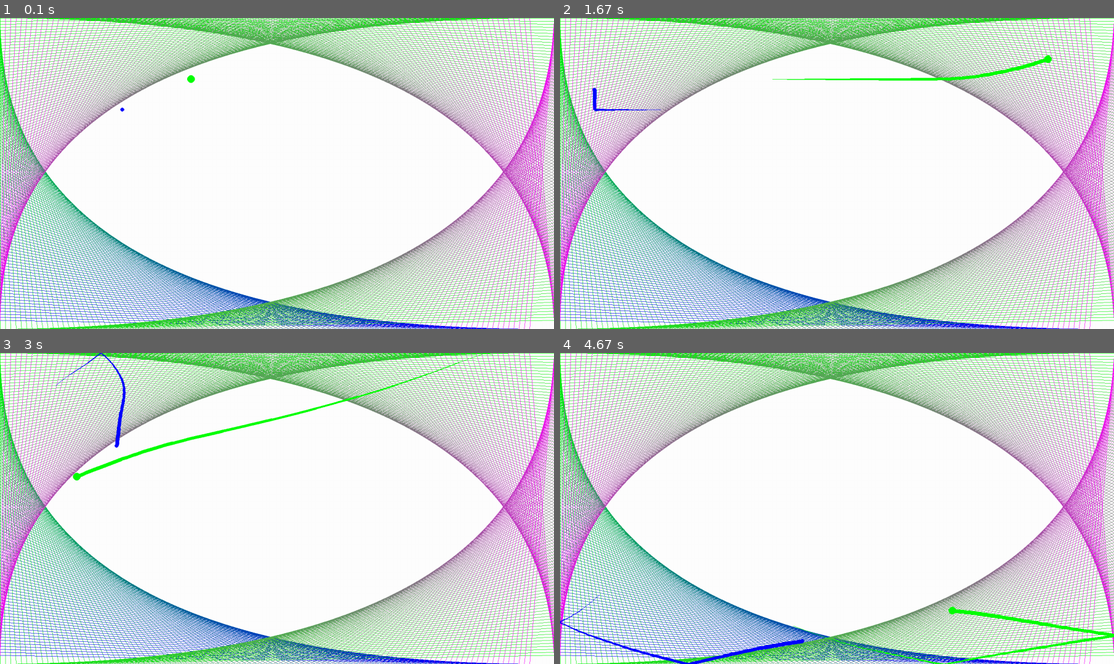
Above: before the commit, frames 1-4 (two rows, left to right).
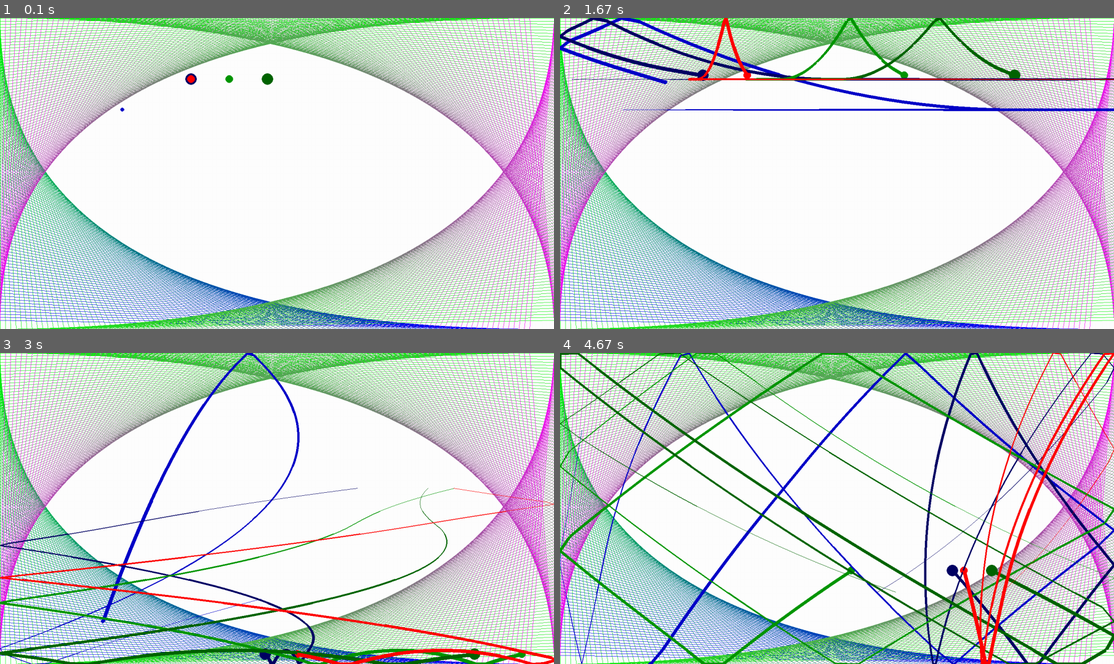
Above: after the commit, the same moments.

Repository: BIGm0/pygamelearning
Game: pygame game, started from graphicdemo1.py
The game is run twice, just before and just after one commit, with the same random seed, the same clock (stepped at 60 frames per second) and the same inputs.
Inputs:
- Up to frame 1 (0.1 s): no input
- Up to frame 2 (1.67 s): hold A 0.33-0.8 s; hold Right 0.33-0.8 s; hold Right 0.83-1.3 s; hold D 0.83-1.3 s; hold Up 1.33-1.63 s; hold W 1.33-1.63 s
- Up to frame 3 (3 s): hold Right 1.67-2.13 s; hold D 1.67-2.13 s; hold Left 2.17-2.7 s; hold A 2.17-2.7 s; hold Down from 2.73 s (still down); hold S from 2.73 s (still down)
- Up to frame 4 (4.67 s): release Down at 3.03 s; release S at 3.03 s; hold Left 3.07-3.47 s; hold A 3.07-3.47 s; hold Up 3.5-3.87 s; hold W 3.5-3.87 s; hold Right 3.9-4.53 s; hold D 3.9-4.53 s; hold Down from 4.57 s (still down); hold S from 4.57 s (still down)

The runs differ from the first frame. In frame 1, 0.2% of the frame differs, in the area x 21-50%, y 17-31%; in frame 2, 4.6%; in frame 3, 8.0%; in frame 4, 13%, in the area x 0-100%, y 0-100%.

Commit message:
Update graphicdemo1.py

Diff:
--- a/graphicdemo1.py
+++ b/graphicdemo1.py
@@ -61,10 +61,33 @@
 
     def run(self):
         self.paint()
-        myball = Ball(startx=100,starty=200) # creating the Ball object
-        myball2= Ball( radius = 10, color=(0,255,0), x=500, y=160,
-                    up=pygame.K_UP,down=pygame.K_DOWN,left=pygame.K_LEFT,right=pygame.K_RIGHT,
-                    startx=300,starty=200)
+        myball = Ball(startx=100,starty=100) # creating the Ball object
+        myball2= Ball( radius = 10, color=(0,0,150), x=500, y=160,
+                    up=pygame.K_w,down=pygame.K_s,left=pygame.K_a,right=pygame.K_d,
+                    startx=100,starty=200)
+        myball3=Ball( radius = 15, color=(0,0,100), x=500, y=160,
+                    up=pygame.K_w,down=pygame.K_s,left=pygame.K_a,right=pygame.K_d,
+                    startx=100,starty=300)
+        myball4=Ball( radius = 5, color=(0,255,0), x=500, y=160,
+                    up=pygame.K_UP,down=pygame.K_DOWN,left=pygame.K_LEFT,right=pygame.K_RIGHT,
+                    startx=1300,starty=100)
+        myball5=Ball( radius = 10, color=(0,150,0), x=600, y=160,
+                    up=pygame.K_UP,down=pygame.K_DOWN,left=pygame.K_LEFT,right=pygame.K_RIGHT,
+                    startx=1300,starty=200)
+        myball6=Ball( radius = 15, color=(0,100,0), x=700, y=160,
+                    up=pygame.K_UP,down=pygame.K_DOWN,left=pygame.K_LEFT,right=pygame.K_RIGHT,
+                    startx=1300,starty=300)
+        myball7=Ball( radius = 10, color=(100,0,0), x=500, y=160,
+                    up=pygame.K_UP,down=pygame.K_DOWN,left=pygame.K_LEFT,right=pygame.K_RIGHT,
+                    startx=600,starty=600)
+        myball8=Ball( radius = 10, color=(180,0,0), x=500, y=160,
+                    up=pygame.K_UP,down=pygame.K_DOWN,left=pygame.K_LEFT,right=pygame.K_RIGHT,
+                    startx=650,starty=600)
+        myball9=Ball( radius = 10, color=(255,0,0), x=500, y=160,
+                    up=pygame.K_UP,down=pygame.K_DOWN,left=pygame.K_LEFT,right=pygame.K_RIGHT,
+                    startx=700,starty=600)
+
+
         running = True
         while running:
             milliseconds = self.clock.tick(self.fps)
@@ -108,7 +131,7 @@
 
 class Ball(pygame.sprite.Sprite):
     """this is a native pygame sprite but instead a pygame surface"""
-    def __init__(self, radius = 5, color=(0,0,255), x=320, y=240,
+    def __init__(self, radius = 5, color=(0,0,200), x=320, y=240,
                     up=pygame.K_w,down=pygame.K_s,left=pygame.K_a,right=pygame.K_d,
                     startx=100,starty=100):
         """create a (black) surface and paint a blue ball on it"""
@@ -140,13 +163,13 @@
     def update(self, seconds):
         pressedkeys = pygame.key.get_pressed() # keys that you can press all the time
         if pressedkeys[self.leftkey]:
-                self.dx -=10
+                self.dx -=100
         if pressedkeys[self.rightkey]:
-                self.dx +=10
+                self.dx +=100
         if pressedkeys[self.upkey]:
-                self.dy -= 10
+                self.dy -= 100
         if pressedkeys[self.downkey]:
-                self.dy += 10
+                self.dy += 100
         self.x += self.dx * seconds
         self.y += self.dy * seconds
         # wrap around screen
